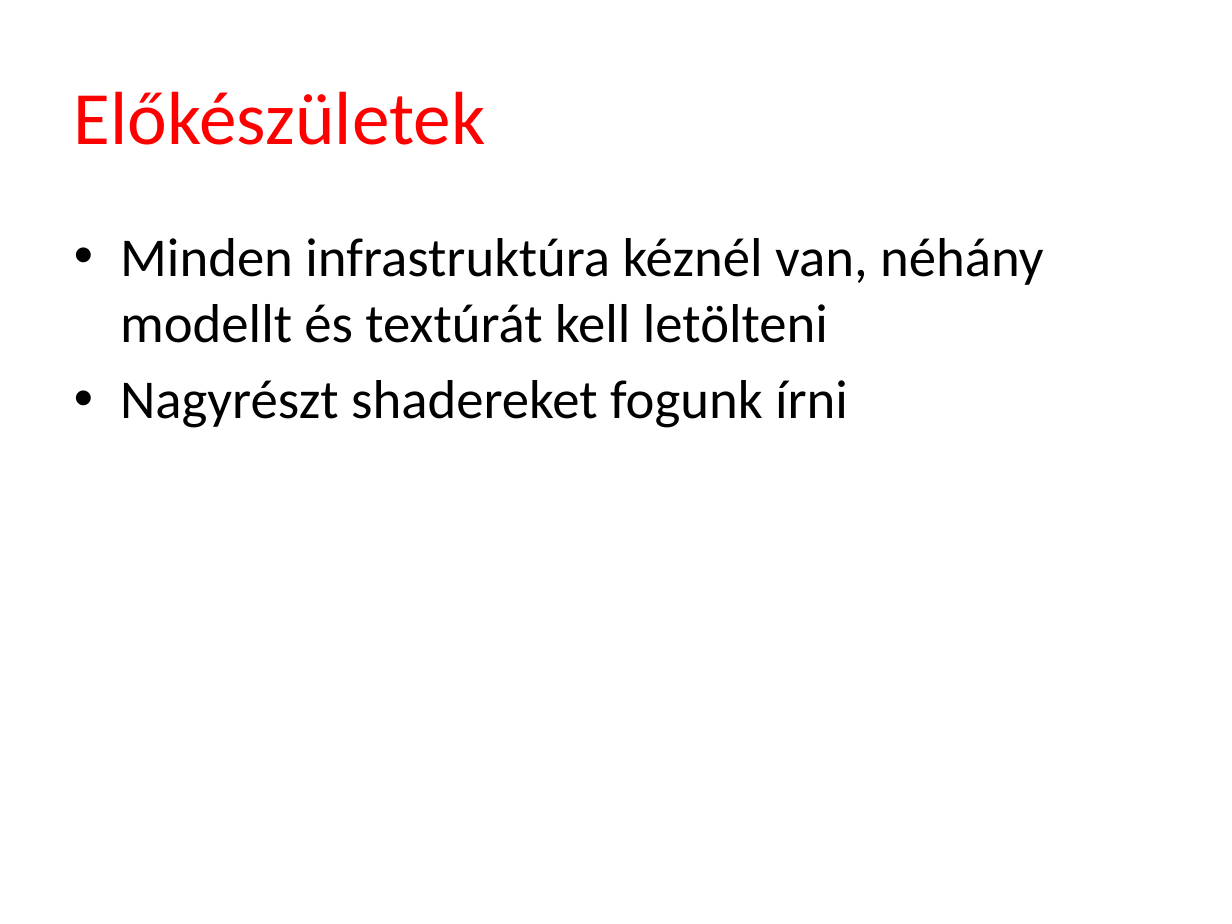
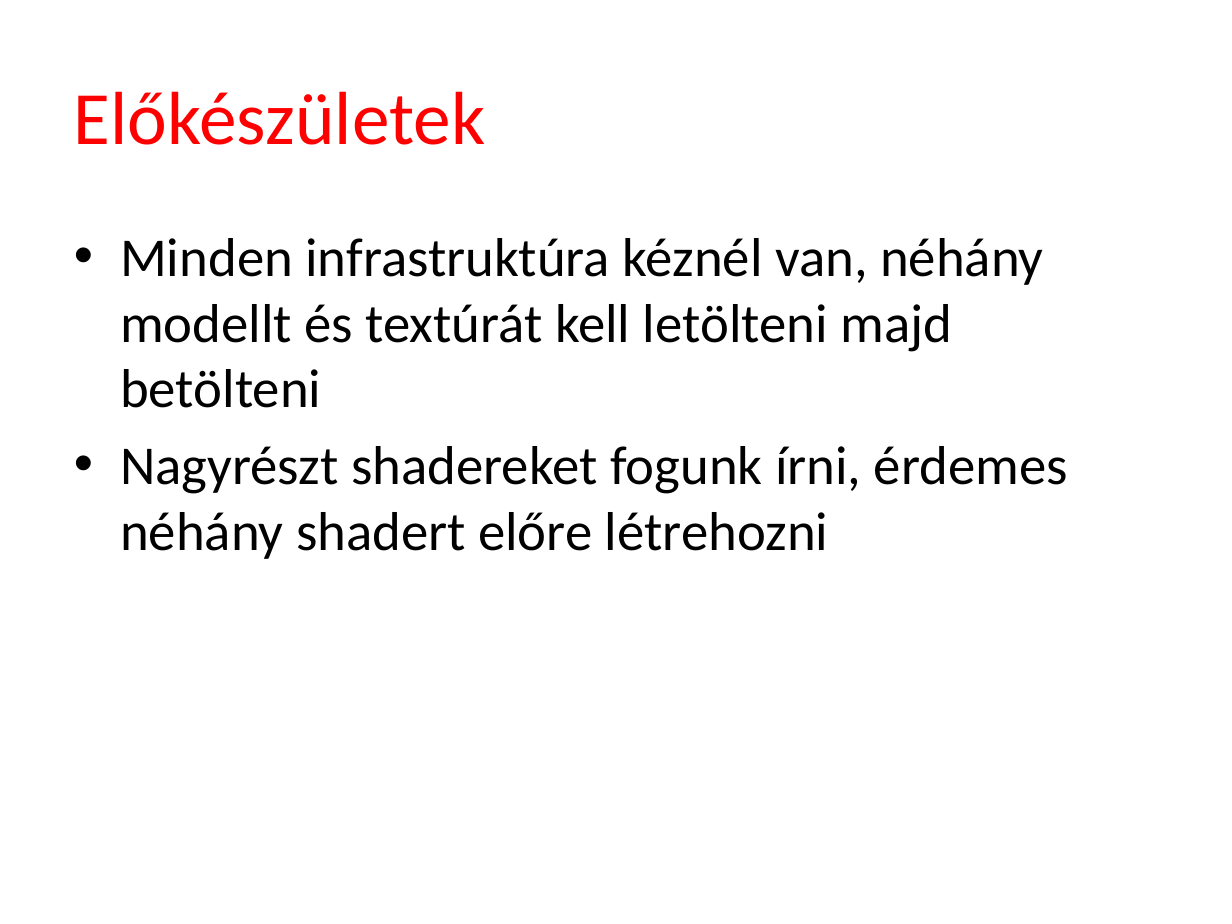
Before and after one commit to tyekx/dx12, a slide deck: slide 2 of Slides/ggl005-Bump.pptx. Drawn at 1232x924 pixels with LibreOffice and Linux fonts; fonts in the diff are those of the drawing; background and template pictures are left out. Boxes give left, top, right and bottom in pixels: in the first picture for what was removed or moved away, otherwise in the second. Text is boxed around its words. In the diff, an @@ line names an element or a change of style, - is before the commit and + after.

```diff
--- a/Slides/ggl005-Bump.pptx
+++ b/Slides/ggl005-Bump.pptx
@@ text at (x1=120, y1=238, x2=1068, y2=559): text changed @@
-• Minden infrastruktúra kéznél van, néhány modellt és textúrát kell letölteni
-• Nagyrészt shadereket fogunk írni
+• Minden infrastruktúra kéznél van, néhány modellt és textúrát kell letölteni majd betölteni
+• Nagyrészt shadereket fogunk írni, érdemes néhány shadert előre létrehozni
```
Also in this commit, not shown: 1 other slide changed, 4 slides added, 2 slides removed, 6 other files.
